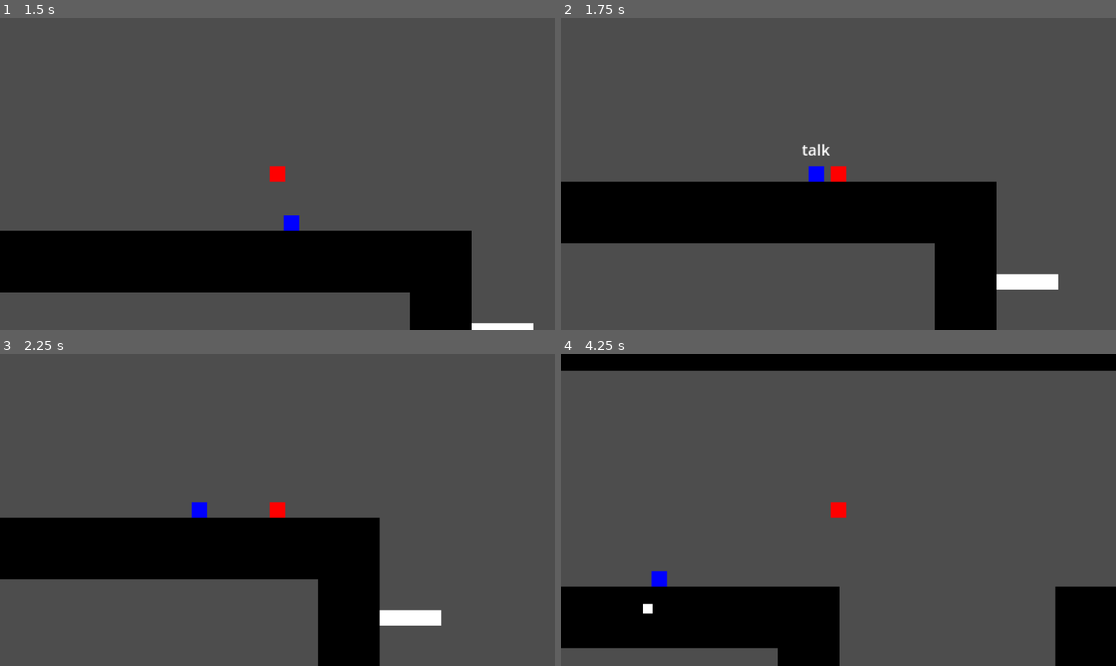
Above: before the commit, frames 1-4 (two rows, left to right).
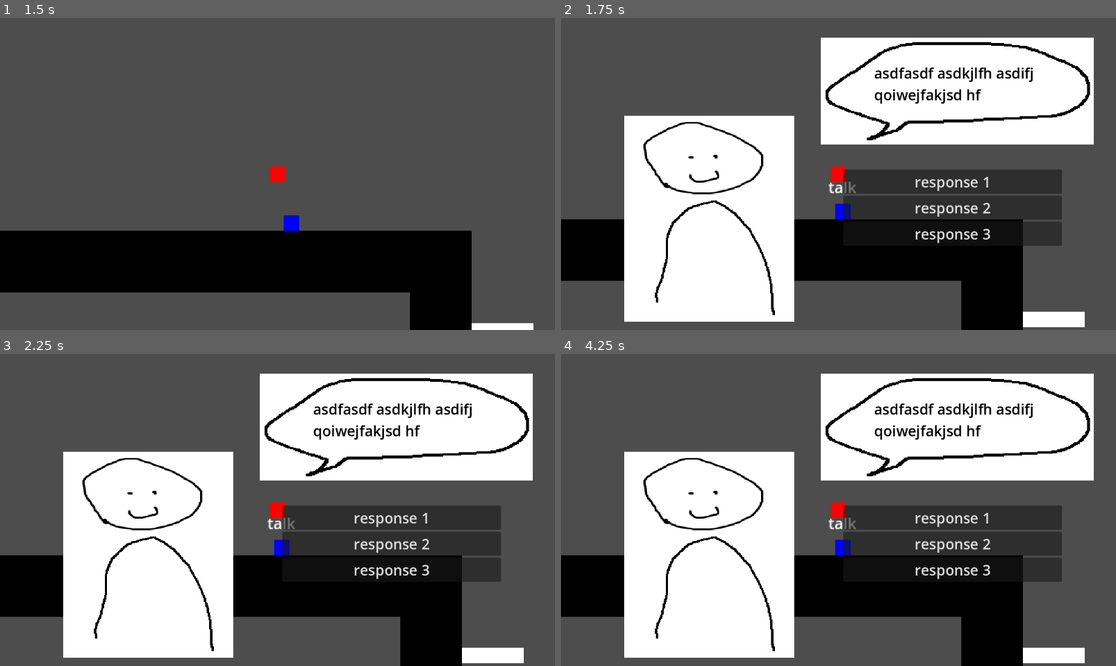
Above: after the commit, the same moments.

Repository: Lukko-Digital/upwell
Game: Godot game, scene res://src/main.tscn
Two runs of this game, one before a commit and one after it. Both use one fixed random seed, a clock stepped at 60 frames per second and the inputs below.
Inputs (mouse positions are in pixels of both pictures, inside the frame that each line leads up to):
- Up to frame 1 (1.5 s): tap Enter at 0.5 s; move the mouse to (399, 158) at 0.52 s; hold Q (interact, bound only after the commit) 0.53-1.28 s; hold D (right) from 0.53 s (still down); tap Space (jump) at 0.77 s; move the mouse to (166, 189) at 1.27 s; right-click (166, 189) at 1.35 s
- Up to frame 2 (1.75 s): keep holding D (right); tap Space (jump) at 1.52 s; tap Q (interact, bound only after the commit) at 1.55 s
- Up to frame 3 (2.25 s): move the mouse to (333, 441) at 2.02 s; release D (right) at 2.03 s; hold A (left) from 2.03 s (still down); hold E (recall) from 2.03 s (still down)
- Up to frame 4 (4.25 s): tap Q (interact, bound only after the commit) at 2.3, 3.05 s; move the mouse to (810, 572) at 2.77 s; release A (left) at 2.78 s; release E (recall) at 2.78 s; hold D (right) from 2.78 s (still down); click (810, 572) at 2.85 s; tap Space (jump) at 3.02, 3.77 s; move the mouse to (1005, 556) at 3.52 s; hold Q (interact, bound only after the commit) from 3.53 s (still down)

Frame 1 is identical in both runs. In frame 2, 54% of the frame differs, in the area x 0-96%, y 6-100%; in frame 3, 56%; in frame 4, 64%, in the area x 0-100%, y 0-100%.

Commit message:
can walk up and interact with npc

Diff:
--- a/project.godot
+++ b/project.godot
@@ -57,6 +57,11 @@
 "events": [Object(InputEventKey,"resource_local_to_scene":false,"resource_name":"","device":-1,"window_id":0,"alt_pressed":false,"shift_pressed":false,"ctrl_pressed":false,"meta_pressed":false,"pressed":false,"keycode":0,"physical_keycode":69,"key_label":0,"unicode":101,"echo":false,"script":null)
 ]
 }
+interact={
+"deadzone": 0.5,
+"events": [Object(InputEventKey,"resource_local_to_scene":false,"resource_name":"","device":-1,"window_id":0,"alt_pressed":false,"shift_pressed":false,"ctrl_pressed":false,"meta_pressed":false,"pressed":false,"keycode":0,"physical_keycode":81,"key_label":0,"unicode":113,"echo":false,"script":null)
+]
+}
 
 [layer_names]
 
--- a/src/player.gd
+++ b/src/player.gd
@@ -18,13 +18,21 @@
 
 @onready var drill_scene = preload ("res://src/drill_bit.tscn")
 @onready var pickup_area: Area2D = $PickupArea
+@onready var interactable_detector: Area2D = $InteractableDetector
+@onready var dialogue_ui: DialogueUI = $DialogueUi
 
 var gravity = ProjectSettings.get_setting("physics/2d/default_gravity")
 var drill: RigidBody2D = null
 var recalling: bool = false
 var recall_dir: Vector2
+var interacting: bool = false
+
+func _ready() -> void:
+	dialogue_ui.hide()
 
 func _physics_process(delta):
+	if interacting:
+		return
 	var repelling = repel()
 	var attracting = attract()
 	handle_gravity(delta, attracting, repelling)
@@ -103,8 +111,16 @@
 	if is_on_floor():
 		velocity.y = PLAYER.JUMP_VELOCITY
 
+func interact():
+	if interactable_detector.get_overlapping_areas().is_empty():
+		return
+	interacting = true
+	dialogue_ui.show()
+
 func _unhandled_input(event: InputEvent) -> void:
 	if event.is_action_pressed("jump"):
 		jump()
 	if event.is_action_pressed("recall"):
 		begin_recall()
+	if event.is_action_pressed("interact"):
+		interact()
--- a/src/player.tscn
+++ b/src/player.tscn
@@ -1,6 +1,7 @@
-[gd_scene load_steps=5 format=3 uid="uid://tfy83b2uc6hh"]
+[gd_scene load_steps=6 format=3 uid="uid://tfy83b2uc6hh"]
 
 [ext_resource type="Script" path="res://src/player.gd" id="1_lbj7m"]
+[ext_resource type="PackedScene" uid="uid://br8qm13yce4pr" path="res://src/dialogue/dialogue_ui.tscn" id="2_cft6f"]
 
 [sub_resource type="RectangleShape2D" id="RectangleShape2D_piej1"]
 size = Vector2(16, 16)
@@ -37,3 +38,5 @@
 
 [node name="CollisionShape2D" type="CollisionShape2D" parent="InteractableDetector"]
 shape = SubResource("RectangleShape2D_d8ltk")
+
+[node name="DialogueUi" parent="." instance=ExtResource("2_cft6f")]
